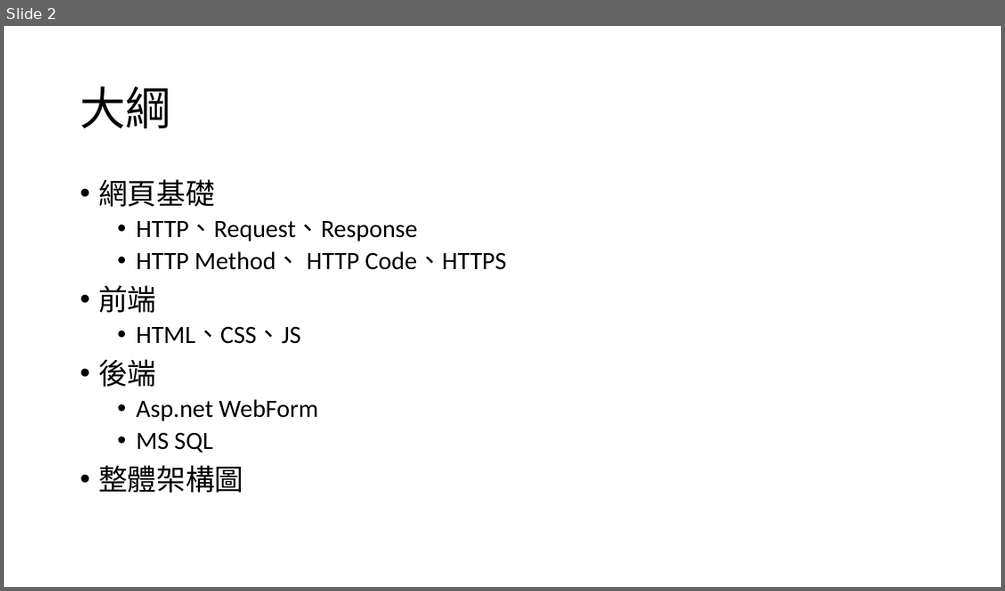
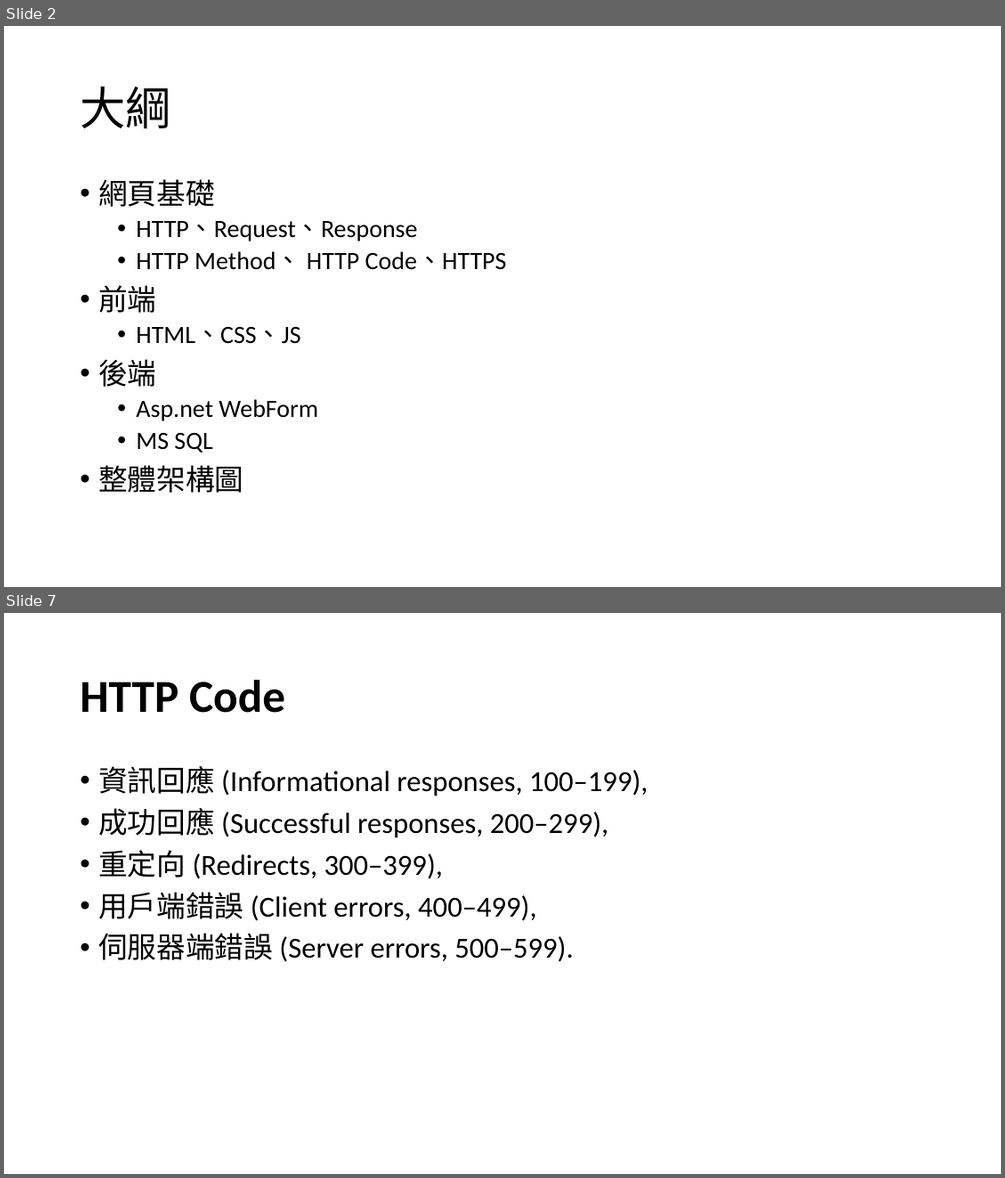
Before and after one commit to Q81JIAXIONG/-, a slide deck: 投影片/1.網頁基礎.pptx. Shown one above the other, each under a label of ours: slide 2 before the commit, slides 2 and 7 after it; the slides between them are not shown. The pictures are 1005x591 and 1005x1178 pixels, drawn with LibreOffice and Linux fonts; fonts in the diff are those of the drawing. Boxes give left, top, right and bottom in pixels: in the first picture for what was removed or moved away, otherwise in the second. Text is boxed around its words. In the diff, an @@ line names an element or a change of style, - is before the commit and + after.

```diff
--- a/投影片/1.網頁基礎.pptx
+++ b/投影片/1.網頁基礎.pptx
@@ slide 7 added at bbox=[4, 613, 1001, 1174], background #FFFFFF @@
@@ title added at bbox=[80, 680, 285, 713], 44 pt, text #000000, bold @@
+HTTP Code
@@ text added at bbox=[98, 766, 647, 962], 28 pt, text #000000 @@
+• 資訊回應 (Informational responses, 100–199),
+• 成功回應 (Successful responses, 200–299),
+• 重定向 (Redirects, 300–399),
+• 用戶端錯誤 (Client errors, 400–499),
+• 伺服器端錯誤 (Server errors, 500–599).
```
Also in this commit, not shown: 13 other slides added, 14 other files.
